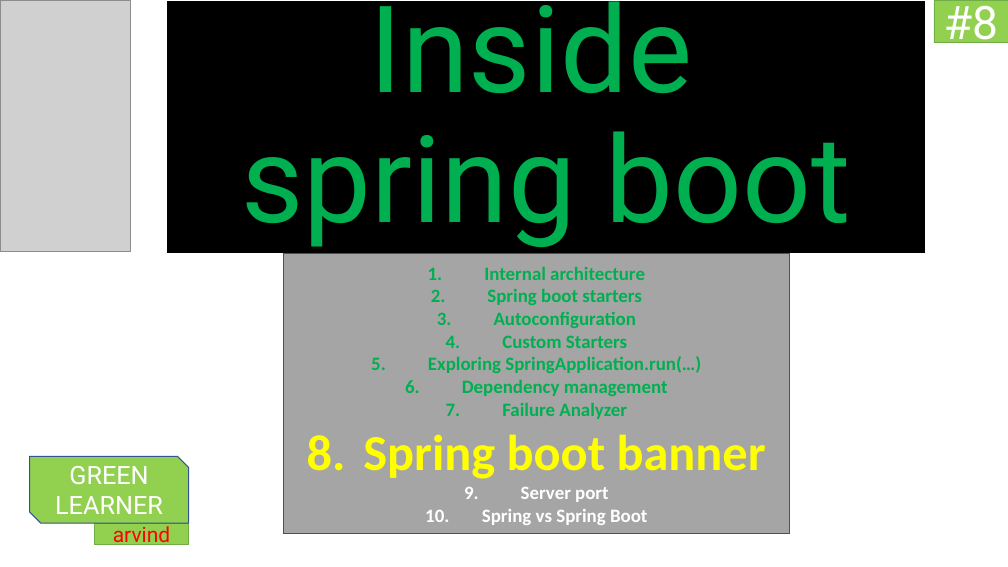
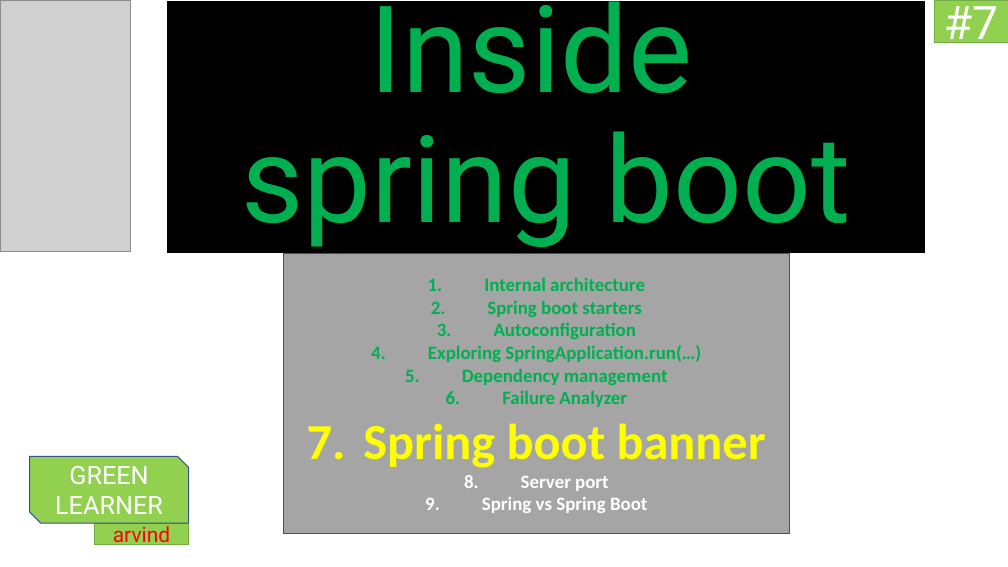
Before and after one commit to codefarm0/Inside-Spring-Boot, a slide deck: slide 19 of Inside spring boot.pptx (slide 18 before the commit). Drawn at 1008x567 pixels with LibreOffice and Linux fonts; fonts in the diff are those of the drawing; grey boxes stand for pictures; background and template pictures are left out. Boxes give left, top, right and bottom in pixels: in the first picture for what was removed or moved away, otherwise in the second. Text is boxed around its words. In the diff, an @@ line names an element or a change of style, - is before the commit and + after.

```diff
--- a/Inside spring boot.pptx
+++ b/Inside spring boot.pptx
@@ text in rectangle at (x1=944, y1=6, x2=998, y2=50): text changed @@
-#8
+#7
@@ text in rectangle at (x1=502, y1=335, x2=627, y2=348): paragraph removed @@
-4. Custom Starters
```
Also in this commit, not shown: 5 other slides changed, 1 slide added, 19 other files.
